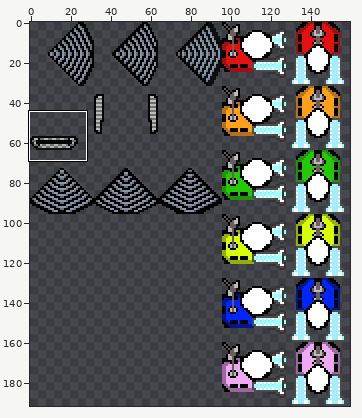
Sprite sheet: android/assets/images/player_atlas.png. Above: a wide view before the commit, with the close-up outlined.
Close-up. As it was:
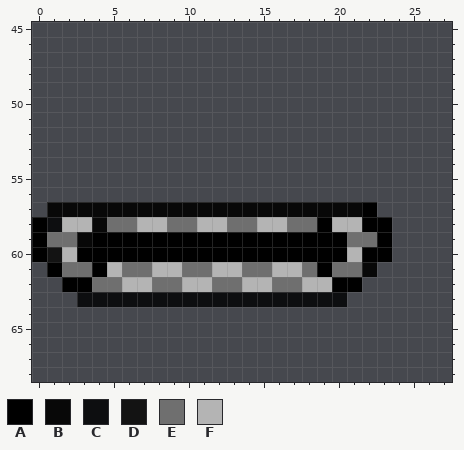
The file is 160x192 pixels. Colours within 5 levels of each other are drawn and written as one. Shown: x 0..27, y 45..68.
Palette (. is transparent): A #000000  B #080808  C #0d0e10  D #131313  E #6f6f6f  F #b4b4b4
Pixels before, first column x 0:
57 .BBBBBBBBBBBBBBBBBBBBBA.
58 ACFFBEEFFEEFFEEFFEEAFFAA
59 AEEBAAAAAAAAAAAAAAAAAEEA
60 ADFAAAAAAAAAAAAAAAAAAFAA
61 .AEEAFEEFFEEFFEEFFEAEEB.
62 ..AAEEFFEEFFEEFFEEFFAA..
63 ...CCCCCCCCCCCCCCCCCC...
The same view after the edit:
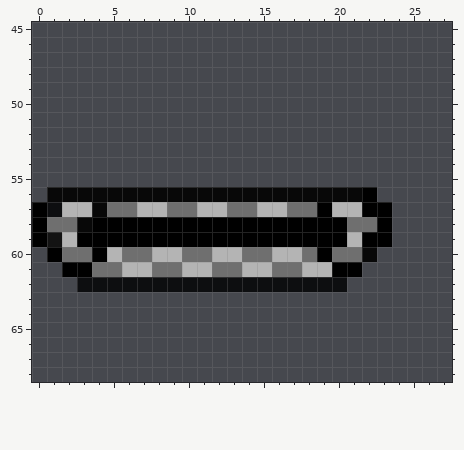
Author's note on the commit: Added engine effect Changed player rotation handling
The exact change:
Changed rows in their new state; - is an unchanged pixel.
first column x 0:
56 -BBBBBBBBBBBBBBBBBBBBBA-
57 ACFF-EEFFEEFFEEFFEEAFF-A
58 -EEBAAAAAAAAAAAAAAA-AEE-
59 -DFA-----------------FA-
60 .AEE-FEEFFEEFFEEFFE-EEB.
61 -.AAEEFFEEFFEEFFEEFFAA.-
62 --.CCCCCCCCCCCCCCCCCC.--
63 ---..................---
Boxes around the changes in both close-ups, in picture pixels (x1, y1, x2, y2):
changed: (32, 187, 392, 307)
